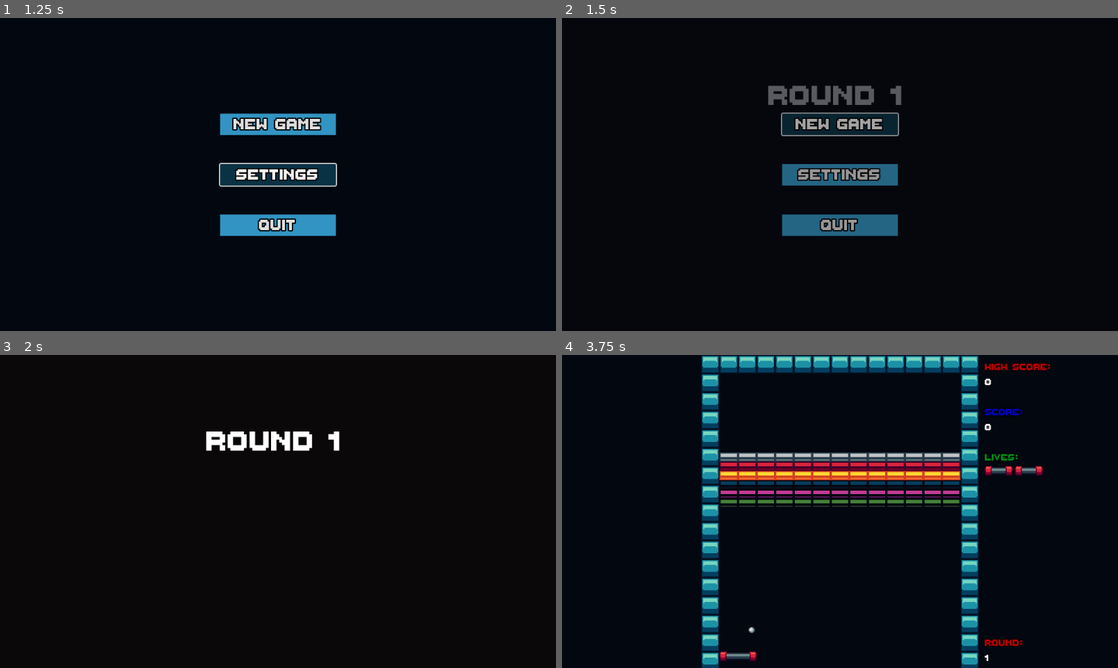
Above: before the commit, frames 1-4 (two rows, left to right).
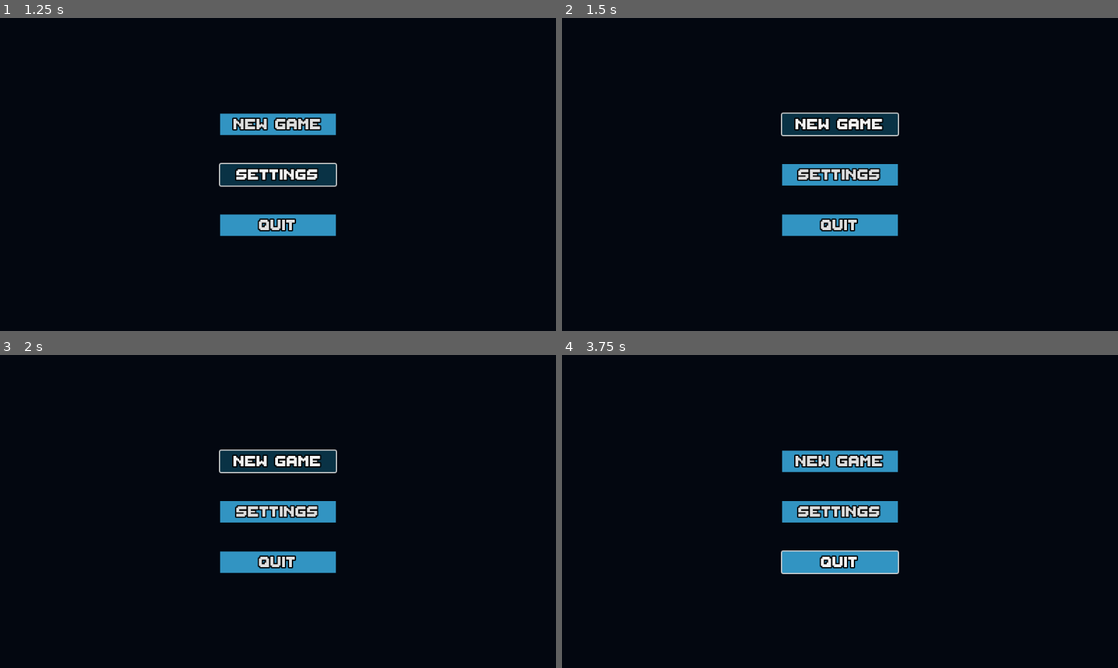
Above: after the commit, the same moments.

Repository: Una1n/Arkanoid
Game: Godot game, scene res://scenes/ui/main_scene.tscn
Two runs of this game, one before a commit and one after it. Both use one fixed random seed, a clock stepped at 60 frames per second and the inputs below. Sound files missing from this copy of the repository are replaced by a short silence.
Inputs (mouse positions are in pixels of both pictures, inside the frame that each line leads up to):
- Up to frame 1 (1.25 s): click "Settings" at 0.5 s
- Up to frame 2 (1.5 s): click "New Game" at 1.25 s
- Up to frame 3 (2 s): no input
- Up to frame 4 (3.75 s): click "New Game" at 2 s; move the mouse to (962, 495) at 2.77 s; press the mouse at (962, 495) at 2.78 s; hold L (debug_ball_right) 2.78-3.53 s; move the mouse to (728, 527) at 3.52 s; release the mouse at (728, 527) at 3.53 s; hold A (move_left) from 3.53 s (still down); click (728, 527) at 3.6 s

Frame 1 is identical in both runs. In frame 2, 4.0% of the frame differs, in the area x 37-61%, y 21-70%; in frame 3, 5.0%; in frame 4, 17%, in the area x 25-88%, y 0-100%.
Error after the commit: Parse Error: Could not find type "SettingsMenu" in the current scope. (res://globals/scene_manager.gd:68)

Commit message:
Added Go To Settings/Previous Menu to SceneManager

Diff:
--- a/globals/debug_manager.gd
+++ b/globals/debug_manager.gd
@@ -9,10 +9,10 @@
 
 func _input(event: InputEvent) -> void:
 	if OS.is_debug_build() and event.is_action_pressed("debug_next_level"):
-		SceneManager.go_to_next_level()
+		SceneManager.go_to_next_level(current_world.scene_file_path)
 
 	if OS.is_debug_build() and event.is_action_pressed("debug_prev_level"):
-		SceneManager.go_to_prev_level()
+		SceneManager.go_to_prev_level(current_world.scene_file_path)
 
 	if OS.is_debug_build() and event.is_action_pressed("debug_destroy_bricks"):
 		current_world.on_level_cleared.emit()
--- a/globals/scene_manager.gd
+++ b/globals/scene_manager.gd
@@ -2,6 +2,7 @@
 
 @export var main_menu_scene: PackedScene
 @export var game_over_scene: PackedScene
+@export var settings_menu_scene: PackedScene
 
 @onready var animation_player: AnimationPlayer = $AnimationPlayer
 @onready var round_label: Label = %RoundLabel
@@ -9,10 +10,12 @@
 
 var current_level_nr: int = 1
 var in_transition: bool = false
+var previous_scene_path: String = ""
 
 signal on_load_first_level
 
-func go_to_first_level() -> void:
+func go_to_first_level(prev_scene_path: String) -> void:
+	previous_scene_path = prev_scene_path
 	current_level_nr = 1
 	if ResourceLoader.exists("res://scenes/levels/level%s.tscn" % current_level_nr):
 		_transition_level("res://scenes/levels/level%s.tscn" % current_level_nr)
@@ -21,7 +24,8 @@
 		printerr("Level %s not found!" % current_level_nr)
 
 
-func go_to_next_level() -> void:
+func go_to_next_level(prev_scene_path: String) -> void:
+	previous_scene_path = prev_scene_path
 	current_level_nr += 1
 	if ResourceLoader.exists("res://scenes/levels/level%s.tscn" % current_level_nr):
 		_transition_level("res://scenes/levels/level%s.tscn" % current_level_nr)
@@ -29,7 +33,8 @@
 		printerr("Level %s not found!" % current_level_nr)
 
 
-func go_to_prev_level() -> void:
+func go_to_prev_level(prev_scene_path: String) -> void:
+	previous_scene_path = prev_scene_path
 	if current_level_nr == 1:
 		printerr("No level before level 1!")
 		return
@@ -48,22 +53,43 @@
 	_end_transition()
 
 
-func go_to_main_menu() -> void:
+func _transition_menu(scene: PackedScene) -> void:
 	in_transition = true
 	_disable_world_process()
 	animation_player.play("fadein")
 	await animation_player.animation_finished
-	get_tree().change_scene_to_packed(main_menu_scene)
+	get_tree().change_scene_to_packed(scene)
 	_end_transition()
 
 
-func go_to_game_over() -> void:
-	in_transition = true
-	_disable_world_process()
-	animation_player.play("fadein")
-	await animation_player.animation_finished
-	get_tree().change_scene_to_packed(game_over_scene)
-	_end_transition()
+func go_to_settings_menu(prev_scene_path: String, attach_to: Control = null) -> void:
+	previous_scene_path = prev_scene_path
+	if is_instance_valid(attach_to):
+		var settings_menu := settings_menu_scene.instantiate() as SettingsMenu
+		settings_menu.popup = true
+		attach_to.add_child(settings_menu)
+	else:
+		_transition_menu(settings_menu_scene)
+
+
+func go_to_main_menu(prev_scene_path: String) -> void:
+	previous_scene_path = prev_scene_path
+	_transition_menu(main_menu_scene)
+
+
+func go_to_game_over(prev_scene_path: String) -> void:
+	previous_scene_path = prev_scene_path
+	_transition_menu(game_over_scene)
+
+
+func go_to_previous_scene() -> void:
+	if not previous_scene_path.is_empty():
+		in_transition = true
+		_disable_world_process()
+		animation_player.play("fadein")
+		await animation_player.animation_finished
+		get_tree().change_scene_to_file(previous_scene_path)
+		_end_transition()
 
 
 func _end_transition() -> void:
--- a/scenes/scene_manager.tscn
+++ b/scenes/scene_manager.tscn
@@ -1,8 +1,9 @@
-[gd_scene load_steps=9 format=3 uid="uid://ba6lefl1hahjc"]
+[gd_scene load_steps=10 format=3 uid="uid://ba6lefl1hahjc"]
 
 [ext_resource type="Script" path="res://globals/scene_manager.gd" id="1_f4p3a"]
 [ext_resource type="PackedScene" uid="uid://cpqgug7fdibiq" path="res://scenes/ui/main_scene.tscn" id="2_50ah2"]
 [ext_resource type="PackedScene" uid="uid://m0i5ufpv6uka" path="res://scenes/ui/game_over.tscn" id="3_m87xm"]
+[ext_resource type="PackedScene" uid="uid://bam0n3u40gc5d" path="res://scenes/ui/settings_menu.tscn" id="4_i8ea7"]
 
 [sub_resource type="Animation" id="Animation_esp35"]
 resource_name = "RESET"
@@ -142,6 +143,7 @@
 script = ExtResource("1_f4p3a")
 main_menu_scene = ExtResource("2_50ah2")
 game_over_scene = ExtResource("3_m87xm")
+settings_menu_scene = ExtResource("4_i8ea7")
 
 [node name="DissolveRect" type="ColorRect" parent="."]
 unique_name_in_owner = true
--- a/scripts/game_over.gd
+++ b/scripts/game_over.gd
@@ -12,8 +12,8 @@
 
 
 func _on_restart_button_pressed() -> void:
-	SceneManager.go_to_first_level()
+	SceneManager.go_to_first_level(scene_file_path)
 
 
 func _on_quit_button_pressed() -> void:
-	SceneManager.go_to_main_menu()
+	SceneManager.go_to_main_menu(scene_file_path)
--- a/scripts/main_scene.gd
+++ b/scripts/main_scene.gd
@@ -6,7 +6,7 @@
 
 
 func _on_new_game_button_pressed() -> void:
-	SceneManager.go_to_first_level()
+	SceneManager.go_to_first_level(scene_file_path)
 
 
 func _on_quit_button_pressed() -> void:
@@ -14,4 +14,4 @@
 
 
 func _on_settings_button_pressed() -> void:
-	pass # Replace with function body.
+	SceneManager.go_to_settings_menu(scene_file_path)
--- a/scripts/world.gd
+++ b/scripts/world.gd
@@ -82,12 +82,12 @@
 
 func on_game_over() -> void:
 	HighscoreManager.save_highscore()
-	SceneManager.go_to_game_over()
+	SceneManager.go_to_game_over(scene_file_path)
 
 
 func on_entered_gate() -> void:
 	HighscoreManager.add_gate_points()
-	on_level_cleared.emit()
+	on_level_cleared.emit(scene_file_path)
 
 
 func on_ball_exited_screen(ball: Ball) -> void:
@@ -117,6 +117,6 @@
 func on_destroy_brick(brick: Brick) -> void:
 	bricks_available -= 1
 	if bricks_available == 0:
-		on_level_cleared.emit()
+		on_level_cleared.emit(scene_file_path)
 	elif brick.type.allowed_to_spawn_powerup:
 		powerup_manager.spawn_powerup(brick.global_position)
